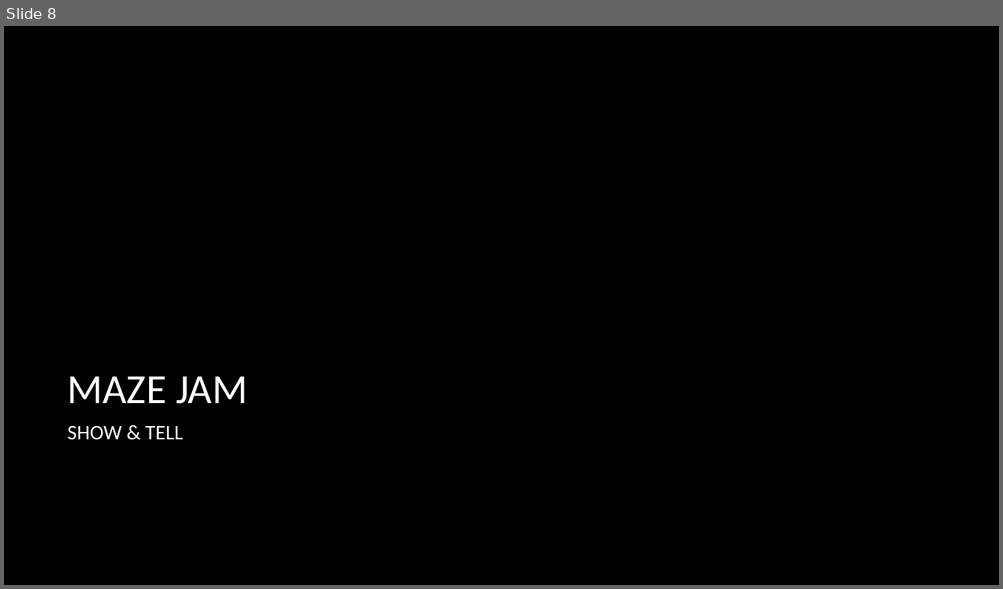
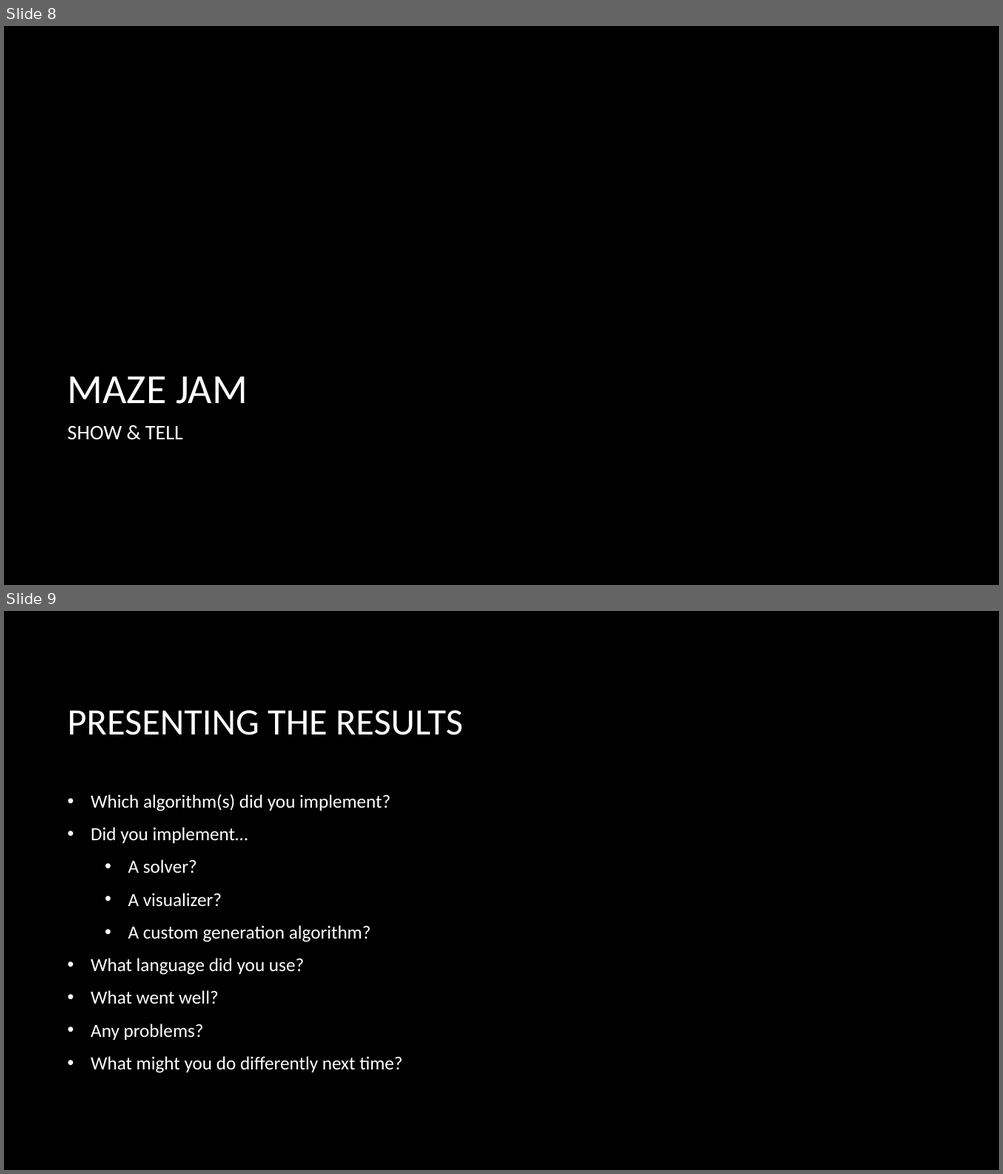
Before and after one commit to strangeloop/lambdajam2013, a slide deck: jams/maze/MazesJam.pptx. Shown one above the other, each under a label of ours: slide 8 before the commit, slides 8 and 9 after it. The pictures are 1003x589 and 1003x1174 pixels, drawn with LibreOffice and Linux fonts; fonts in the diff are those of the drawing; background and template pictures are left out. Boxes give left, top, right and bottom in pixels: in the first picture for what was removed or moved away, otherwise in the second. Text is boxed around its words. In the diff, an @@ line names an element or a change of style, - is before the commit and + after.

```diff
--- a/jams/maze/MazesJam.pptx
+++ b/jams/maze/MazesJam.pptx
@@ slide 9 added at (x1=4, y1=611, x2=999, y2=1170), background picture (left out) @@
@@ title added at (x1=68, y1=710, x2=463, y2=735), 36 pt, text #FFFFFF @@
+PRESENTING THE RESULTS
@@ text added at (x1=91, y1=794, x2=402, y2=1073), 18 pt, text #FFFFFF @@
+• Which algorithm(s) did you implement?
+• Did you implement…
+  • A solver?
+  • A visualizer?
+  • A custom generation algorithm?
+• What language did you use?
+• What went well?
+• Any problems?
+• What might you do differently next time?
```
Also in this commit, not shown: 3 slides changed.
